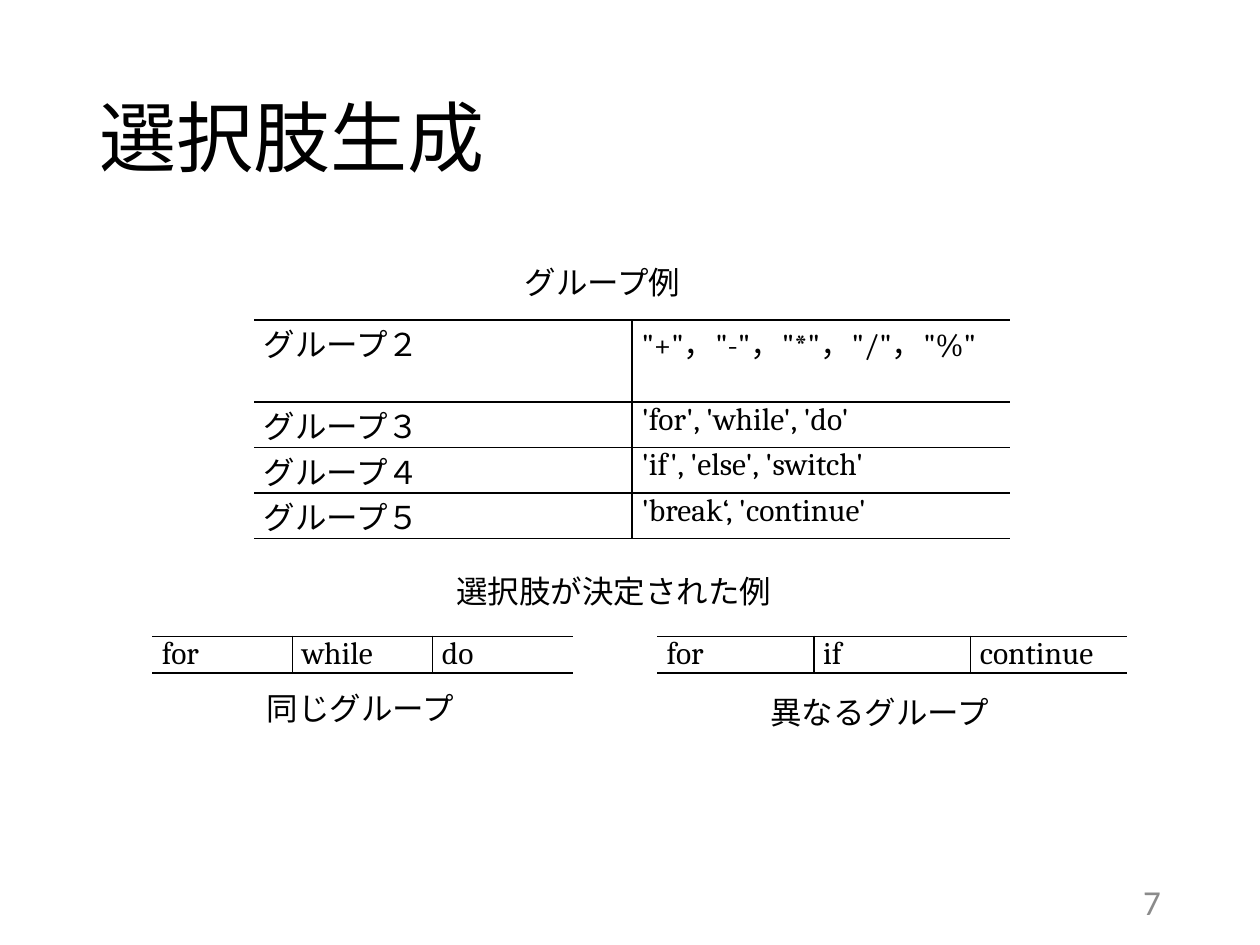
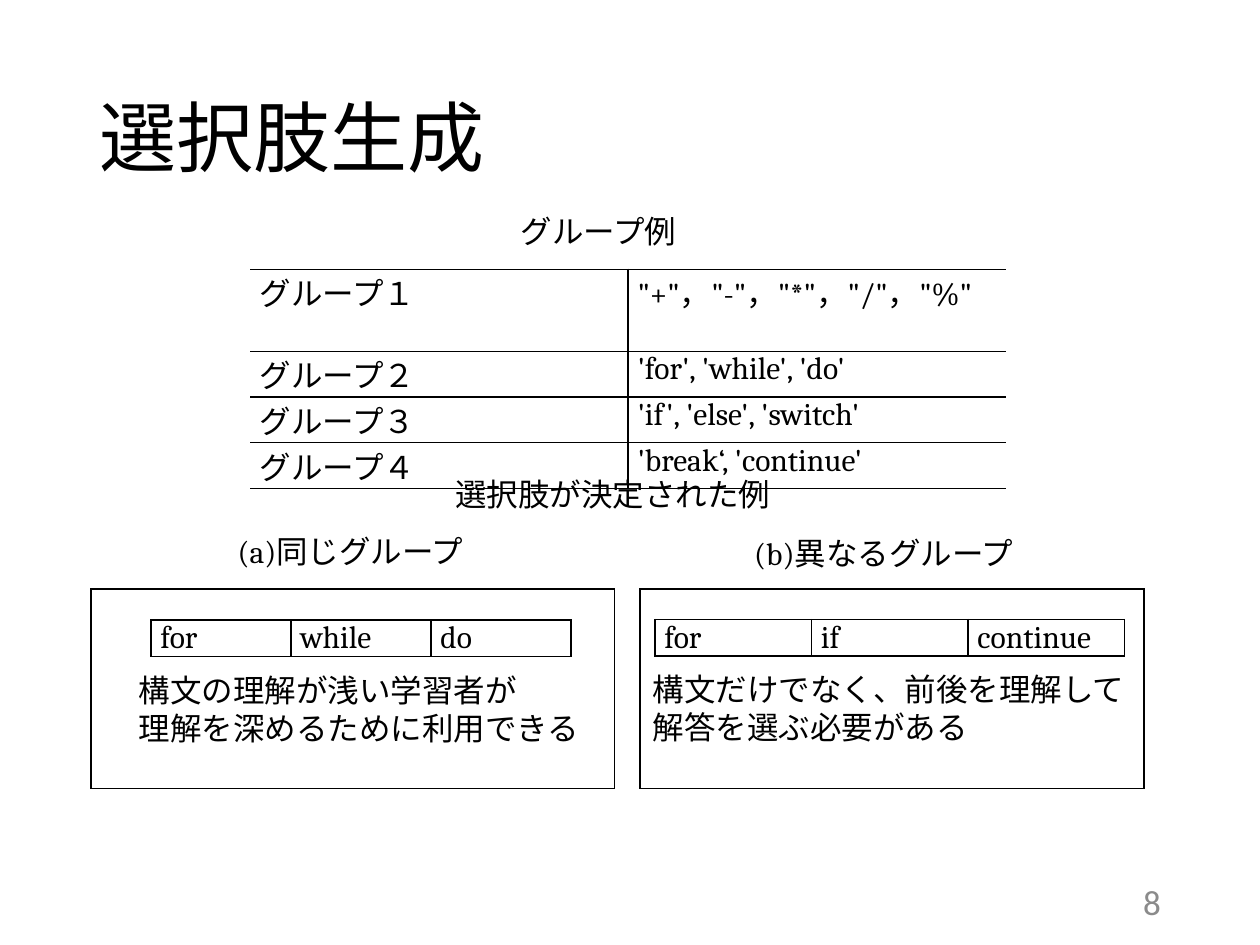
Before and after one commit to kait-takanolab/1821121-shimaoka-thesis, a slide deck: slide 8 of 1821121_shimaoka_thesis.pptx (slide 7 before the commit). Drawn at 1260x945 pixels with LibreOffice and Linux fonts; fonts in the diff are those of the drawing. Boxes give left, top, right and bottom in pixels: in the first picture for what was removed or moved away, otherwise in the second. Text is boxed around its words. In the diff, an @@ line names an element or a change of style, - is before the commit and + after.

```diff
--- a/1821121_shimaoka_thesis.pptx
+++ b/1821121_shimaoka_thesis.pptx
@@ text "グループ例": place and size @@
-text "グループ例" at (525, 267, 681, 297)
+text "グループ例" at (521, 216, 677, 246)
@@ table: place and size @@
-table at (255, 320, 1011, 535)
+table at (251, 270, 1007, 485)
@@ table at (251, 270, 1007, 485) @@
-row 1, column 1: グループ２
+row 1, column 1: グループ１
-row 2, column 1: グループ３
+row 2, column 1: グループ２
-row 3, column 1: グループ４
+row 3, column 1: グループ３
-row 4, column 1: グループ５
+row 4, column 1: グループ４
@@ text "選択肢が決定された例" rewrapped from (456, 576, 771, 606) to (455, 474, 770, 509) @@
@@ text at (238, 536, 464, 568): text changed @@
-同じグループ
+(a)同じグループ
@@ text at (754, 538, 1013, 570): text changed @@
-異なるグループ
+(b)異なるグループ
@@ rectangle added at (91, 590, 614, 789), fill #FFFFFF, outline #000000 1 pt @@
@@ rectangle added at (640, 590, 1144, 789), fill #FFFFFF, outline #000000 1 pt @@
@@ table at (151, 620, 571, 658) @@
@@ borders changed @@
@@ table: place and size @@
-table at (152, 636, 572, 674)
+table at (151, 620, 571, 658)
@@ table at (655, 620, 1124, 658) @@
@@ borders changed @@
@@ table: place and size @@
-table at (658, 636, 1126, 674)
+table at (655, 620, 1124, 658)
@@ text added at (139, 675, 579, 743), 18 pt, text #000000 @@
+構文の理解が浅い学習者が
+理解を深めるために利用できる
@@ text added at (653, 674, 1125, 742), 18 pt, text #000000 @@
+構文だけでなく、前後を理解して
+解答を選ぶ必要がある
@@ page number at (1143, 891, 1161, 915): text changed @@
-7
+8
```
Also in this commit, not shown: 10 other slides changed, 2 slides added, 3 slides removed.
